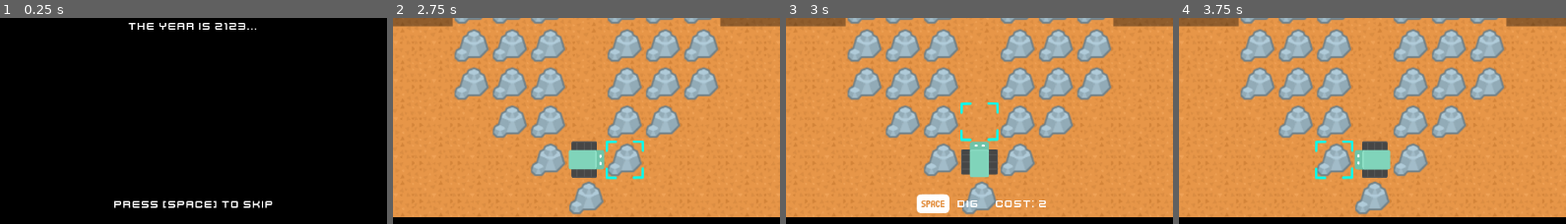
Above: before the commit, frames 1-4 (left to right).
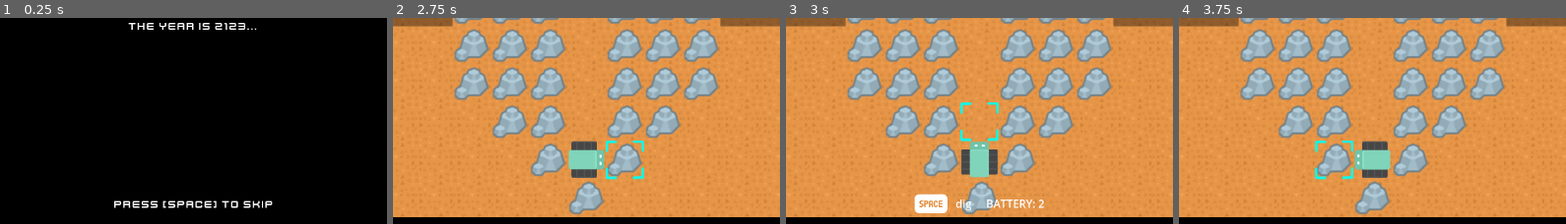
Above: after the commit, the same moments.

Repository: bardunbar/galway-game-jam-23
Game: Godot game, scene res://screens/main_menu/intro.tscn
The game is run twice, just before and just after one commit, with the same random seed, the same clock (stepped at 60 frames per second) and the same inputs.
Inputs (mouse positions are % of the whole screen's width and height, from its top left):
- Up to frame 1 (0.25 s): no input
- Up to frame 2 (2.75 s): tap Space (Action_1) at 0.5, 0.6 s; move the mouse to (73, 47) at 0.52 s; hold Right (move_right) 0.53-1.28 s; click (73, 47) at 0.67 s; tap R (game_restart) at 1.25, 2 s; move the mouse to (25, 11) at 1.27 s; hold Down (move_down) 1.28-2.03 s; tap Ctrl (Action_2) at 1.35 s; click (25, 11) at 1.42 s; move the mouse to (30, 11) at 2.02 s; press the mouse at (30, 11) at 2.03 s; hold Right (move_right) from 2.03 s (still down)
- Up to frame 3 (3 s): tap R (game_restart) at 2.75 s; release Right (move_right) at 2.78 s; release the mouse at (30, 11) at 2.78 s; hold Up (move_up) from 2.78 s (still down); tap Space (Action_1) at 2.85 s; click (30, 11) at 2.92 s
- Up to frame 4 (3.75 s): tap R (game_restart) at 3.5 s; release Up (move_up) at 3.53 s; hold Left (move_left) from 3.53 s (still down); tap Ctrl (Action_2) at 3.6 s; click (30, 11) at 3.67 s
The pictures show only the part of the screen within x 25-75%, y 50-100%; the shares and areas given below are measured in that part.

Frames 1-2 are identical in both runs. In frame 3, 0.9% of the frame differs, in the area x 33-68%, y 85-95%; in frame 4, nothing differs.

Commit message:
Removing duplicate hud elements

Diff:
--- a/project/screens/game/UI/HUD.tscn
+++ b/project/screens/game/UI/HUD.tscn
@@ -231,6 +231,12 @@
 layout_mode = 2
 text = "10"
 
+[node name="Action1Container2" type="HBoxContainer" parent="InterfaceLayer/Prompts"]
+layout_mode = 2
+
+[node name="Action2Container2" type="HBoxContainer" parent="InterfaceLayer/Prompts"]
+layout_mode = 2
+
 [node name="ScoresContainer" type="VBoxContainer" parent="InterfaceLayer"]
 anchors_preset = 1
 anchor_left = 1.0
@@ -276,7 +282,7 @@
 theme_override_fonts/font = ExtResource("7_he8m2")
 text = "0%"
 
-[node name="Prompts" type="HBoxContainer" parent="InterfaceLayer"]
+[node name="Prompts2" type="HBoxContainer" parent="InterfaceLayer"]
 anchors_preset = 7
 anchor_left = 0.5
 anchor_top = 1.0
@@ -291,55 +297,6 @@
 size_flags_horizontal = 3
 size_flags_vertical = 3
 alignment = 1
-
-[node name="Action1Container" type="HBoxContainer" parent="InterfaceLayer/Prompts"]
-layout_mode = 2
-
-[node name="Action1Input" type="TextureRect" parent="InterfaceLayer/Prompts/Action1Container"]
-layout_mode = 2
-texture = ExtResource("2_vlq7e")
-
-[node name="Action1Prompt" type="Label" parent="InterfaceLayer/Prompts/Action1Container"]
-layout_mode = 2
-theme_override_fonts/font = ExtResource("7_he8m2")
-text = "10"
-
-[node name="Action1CostText" type="Label" parent="InterfaceLayer/Prompts/Action1Container"]
-layout_mode = 2
-theme_override_fonts/font = ExtResource("7_he8m2")
-text = "    COST:"
-
-[node name="Action1Cost" type="Label" parent="InterfaceLayer/Prompts/Action1Container"]
-layout_mode = 2
-theme_override_fonts/font = ExtResource("7_he8m2")
-text = "10"
-
-[node name="Action2Container" type="HBoxContainer" parent="InterfaceLayer/Prompts"]
-layout_mode = 2
-
-[node name="Action1Cost2" type="Label" parent="InterfaceLayer/Prompts/Action2Container"]
-layout_mode = 2
-theme_override_fonts/font = ExtResource("7_he8m2")
-text = "       "
-
-[node name="Action2Input" type="TextureRect" parent="InterfaceLayer/Prompts/Action2Container"]
-layout_mode = 2
-texture = ExtResource("3_74e8q")
-
-[node name="Action2Prompt" type="Label" parent="InterfaceLayer/Prompts/Action2Container"]
-layout_mode = 2
-theme_override_fonts/font = ExtResource("7_he8m2")
-text = "10"
-
-[node name="Action2CostText" type="Label" parent="InterfaceLayer/Prompts/Action2Container"]
-layout_mode = 2
-theme_override_fonts/font = ExtResource("7_he8m2")
-text = "    COST:"
-
-[node name="Action2Cost" type="Label" parent="InterfaceLayer/Prompts/Action2Container"]
-layout_mode = 2
-theme_override_fonts/font = ExtResource("7_he8m2")
-text = "10"
 
 [node name="BlinkNode" type="Control" parent="InterfaceLayer"]
 layout_mode = 3
